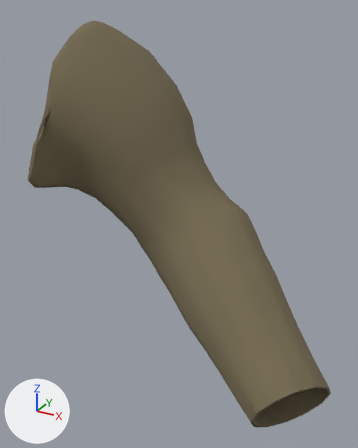
A saved change to the glTF model assets/equipment/procedural/quilted_sleeve--left.glb.
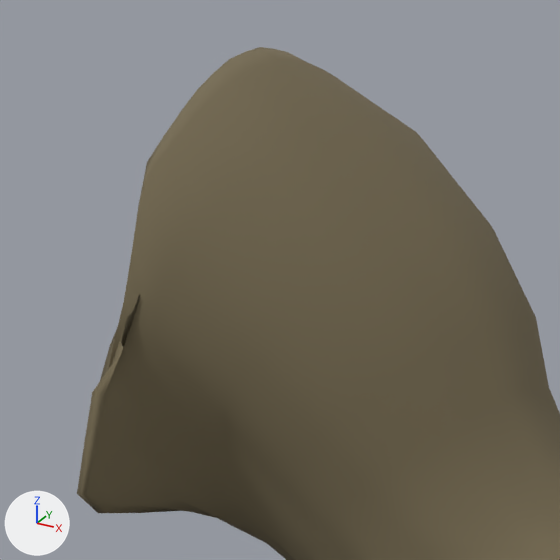
The first picture shows the older version from a 50 mm lens placed at (0.61, -0.511, 1.491), pointed at (0.35, -0.04, 1.255). The close-ups show the older and then the newer version on the part from 0% to 56% of the width and 1% to 46% of the height of that picture. Only the edits that show in the close-ups are written down. The axes (+X, +Y, +Z) are drawn at lower left. The lights are the same throughout. Vertices at exactly the same position are counted once.

In view in the first close-up: 'Quilted sleeve'.
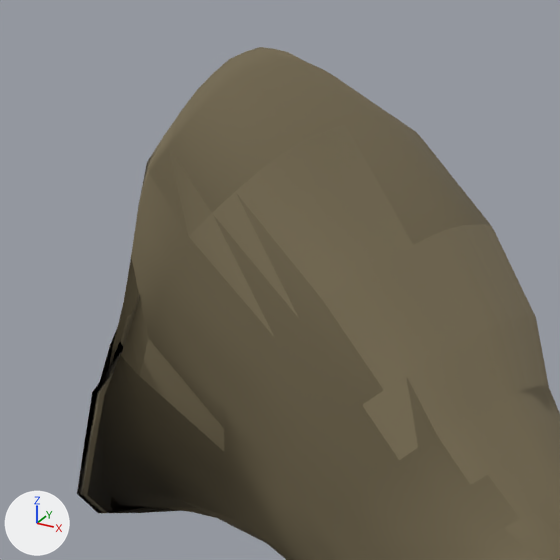
Location of each change, [x1, y1, x2, y2] in pixels of the close-ups (560 x 560 px):
```json
{"object": "Quilted sleeve", "change": "surface changed, shading changed", "before": [77, 139, 560, 513], "after": [77, 139, 560, 513]}
```

The change, as JSON lines over the scene's bpy script:
```json
{"op": "add", "block": "img_armor_normal_1aff7cc8902b94888d365713959545d954ff0611649a21471b297467b108d5e6_png", "code": ["img_armor_normal_1aff7cc8902b94888d365713959545d954ff0611649a21471b297467b108d5e6_png = load_image('armor-normal-1aff7cc8902b94888d365713959545d954ff0611649a21471b297467b108d5e6.png', 'armor-normal-1aff7cc8902b94888d365713959545d954ff0611649a21471b297467b108d5e6.png', 1024, 1024, 'Non-Color')"]}
{"op": "add", "block": "mat_quilted_sleeve", "code": "n2 = _N.new('ShaderNodeNormalMap'); n2.name = 'Normal Map'"}
{"op": "add", "block": "mat_quilted_sleeve", "code": "n2.uv_map = 'UVMap'"}
{"op": "add", "block": "mat_quilted_sleeve", "code": "n3 = _N.new('ShaderNodeTexImage'); n3.name = 'Image Texture'"}
{"op": "add", "block": "mat_quilted_sleeve", "code": "n3.image = img_armor_normal_1aff7cc8902b94888d365713959545d954ff0611649a21471b297467b108d5e6_png"}
{"block": "mat_quilted_sleeve", "where": "n0 = _N.new('ShaderNodeBsdfPrincipled'); n0.name = 'Principled BSDF'"}
{"op": "add", "block": "mat_quilted_sleeve", "code": "_L.new(n2.outputs[0], n0.inputs[5])  # 'Normal' to 'Normal'"}
{"op": "add", "block": "mat_quilted_sleeve", "code": "_L.new(n3.outputs[0], n2.inputs[1])  # 'Color' to 'Color'"}
{"block": "me_quilted_sleeve", "where": "me_quilted_sleeve.from_pydata(...)  # 1632 vertices, 3264 faces; spans x 0.191..0.554, y -0.158..0.125, z 1.082..1.475"}
{"block": "me_quilted_sleeve", "where": "# used by ob_quilted_sleeve; location = (0.0, 0.0, 0.0)"}
{"block": "me_quilted_sleeve", "change": "me_quilted_sleeve part 1: its shading normals changed"}
```
